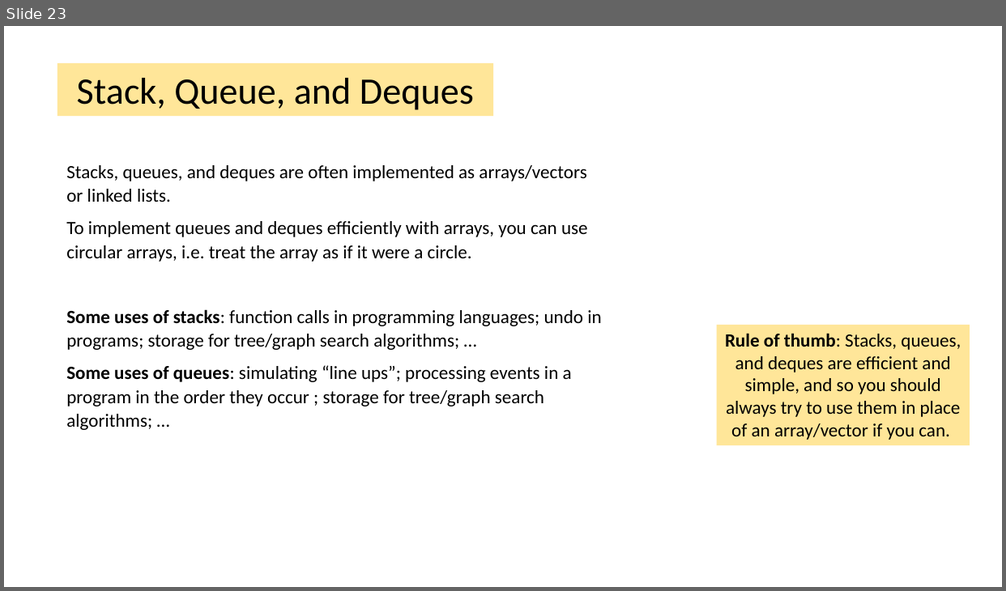
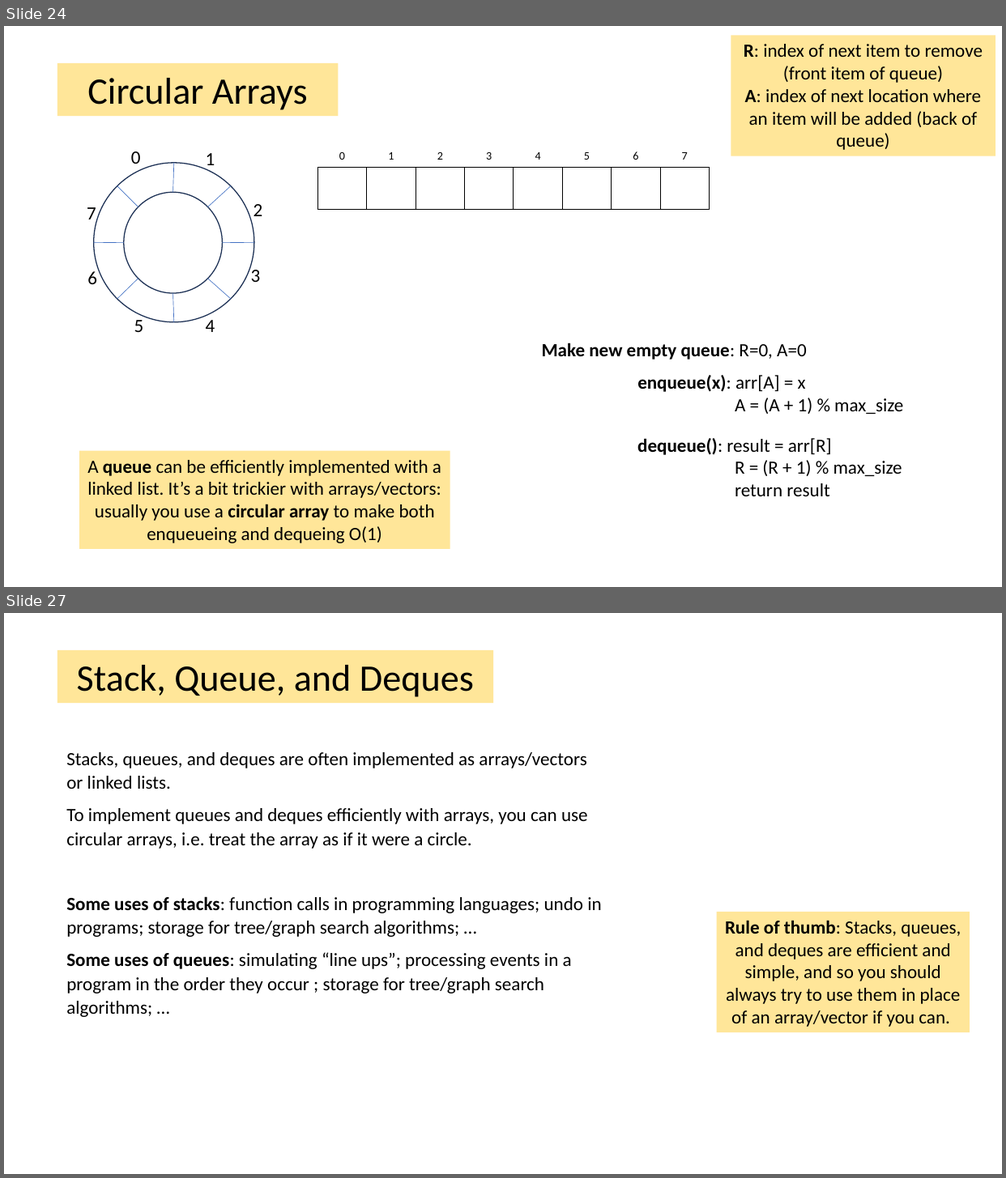
Before and after one commit to tjd1234/cmpt225fall2023, a slide deck: lecture_notes/week4/week4.pptx. Shown one above the other, each under a label of ours: slide 23 before the commit, slides 24 and 27 after it; the slides between them are not shown. The pictures are 1006x591 and 1006x1178 pixels, drawn with LibreOffice and Linux fonts; fonts in the diff are those of the drawing. Boxes give left, top, right and bottom in pixels: in the first picture for what was removed or moved away, otherwise in the second. Text is boxed around its words. In the diff, an @@ line names an element or a change of style, - is before the commit and + after.

```diff
--- a/lecture_notes/week4/week4.pptx
+++ b/lecture_notes/week4/week4.pptx
@@ slide 24 added at bbox=[4, 26, 1002, 587], background #FFFFFF @@
@@ rectangle added at bbox=[731, 35, 995, 156], fill #FFE699, 18 pt, text #000000 @@
+R: index of next item to remove (front item of queue)
+A: index of next location where an item will be added (back of queue)
@@ rectangle added at bbox=[57, 63, 338, 117], fill #FFE699, 36 pt, text #000000 @@
+Circular Arrays
@@ table added at bbox=[317, 126, 707, 210], 2 rows, 8 columns @@
+0 | 1 | 2 | 3 | 4 | 5 | 6 | 7
+ |  |  |  |  |  |  | 
@@ group added at bbox=[87, 152, 263, 332]: 8 lines, 8 texts, 2 ellipses @@
+0
+1
+2
+3
+4
+5
+6
+7
@@ text added at bbox=[542, 343, 807, 360], 18 pt, text #000000, bold @@
+Make new empty queue: R=0, A=0
@@ text added at bbox=[637, 375, 903, 414], 18 pt, text #000000 @@
+enqueue(x): arr[A] = x
+A = (A + 1) % max_size
@@ text added at bbox=[637, 438, 902, 497], 18 pt, text #000000 @@
+dequeue(): result = arr[R]
+R = (R + 1) % max_size
+return result
@@ rectangle added at bbox=[79, 451, 450, 549], fill #FFE699, 18 pt, text #000000 @@
+A queue can be efficiently implemented with a linked list. It’s a bit trickier with arrays/vectors: usually you use a circular array to make both enqueueing and dequeing O(1)
@@ what was slide 23 is now slide 27 @@
```
Also in this commit, not shown: 8 slides changed, 3 other slides added, 3 other files.
